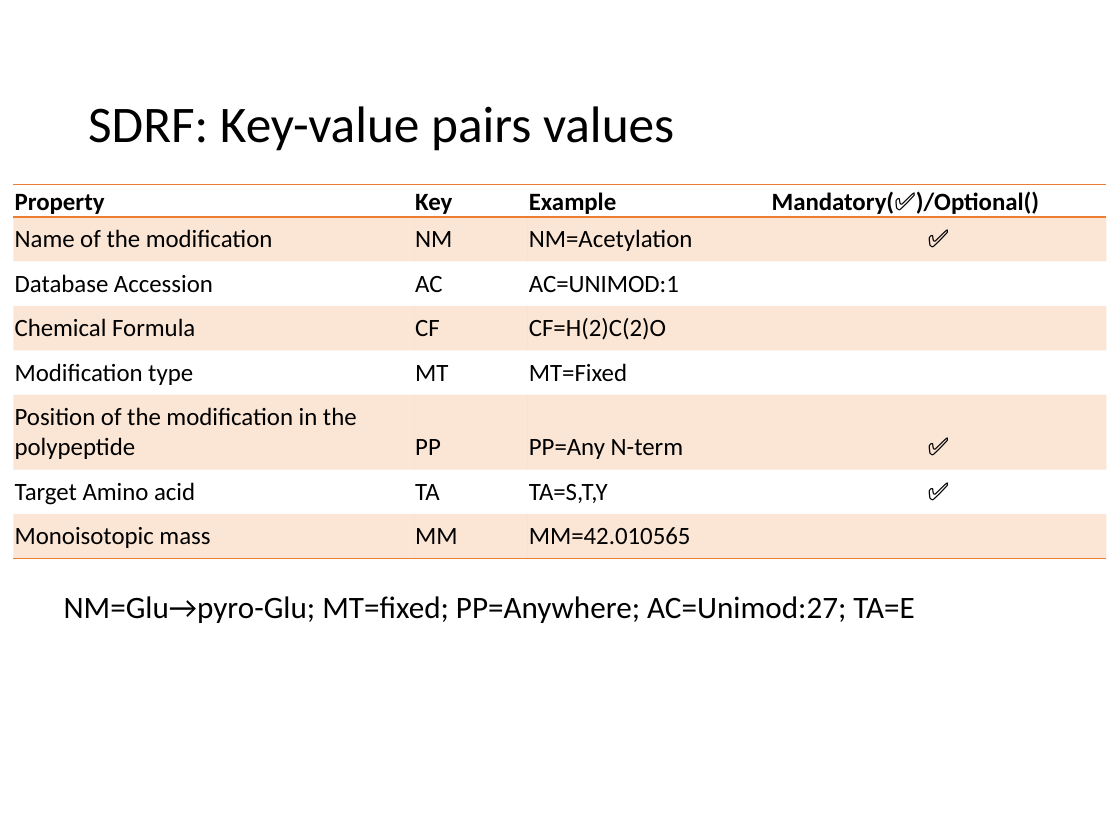
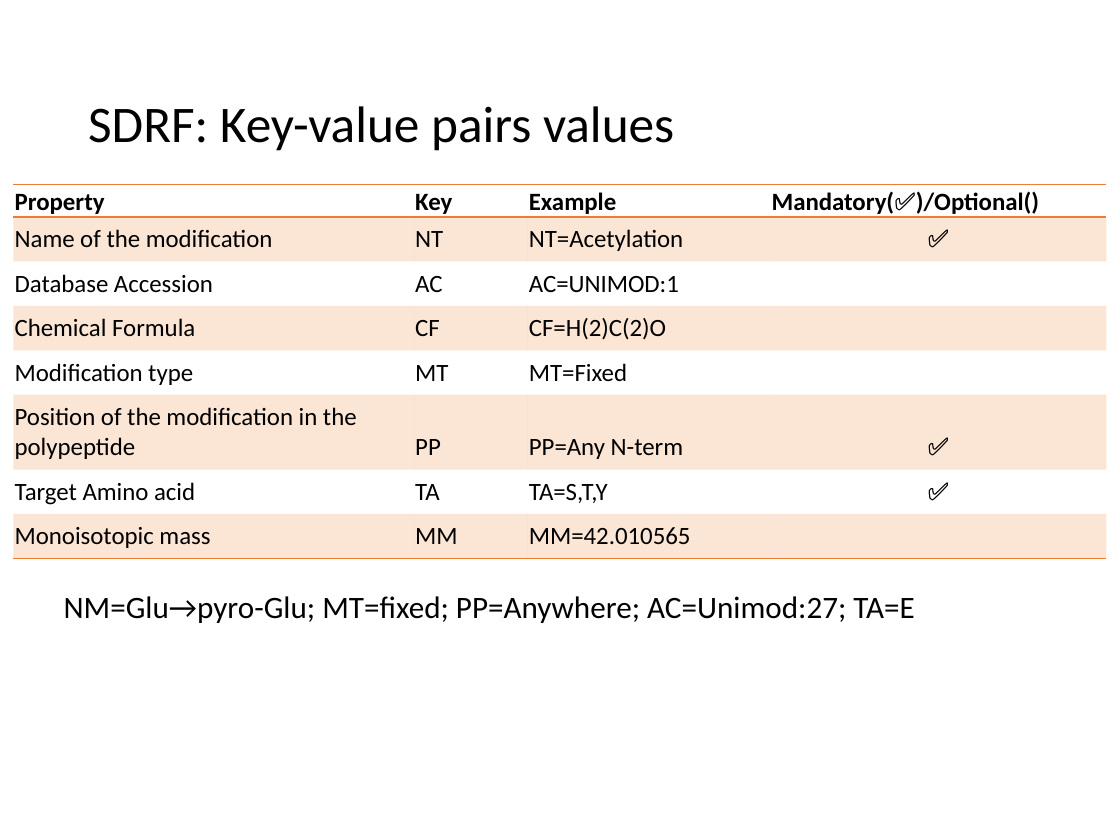
Before and after one commit to bigbio/proteomics-sample-metadata, a slide deck: slide 10 of additional-documentation/presentation-20200313.pptx. Drawn at 1120x840 pixels with LibreOffice and Linux fonts; fonts in the diff are those of the drawing. Boxes give left, top, right and bottom in pixels: in the first picture for what was removed or moved away, otherwise in the second. Text is boxed around its words. In the diff, an @@ line names an element or a change of style, - is before the commit and + after.

```diff
--- a/additional-documentation/presentation-20200313.pptx
+++ b/additional-documentation/presentation-20200313.pptx
@@ table at <box>13,185,1108,554</box> @@
-row 2, column 2: NM
+row 2, column 2: NT
-row 2, column 3: NM=Acetylation
+row 2, column 3: NT=Acetylation
```
Also in this commit, not shown: 1 other slide changed.
